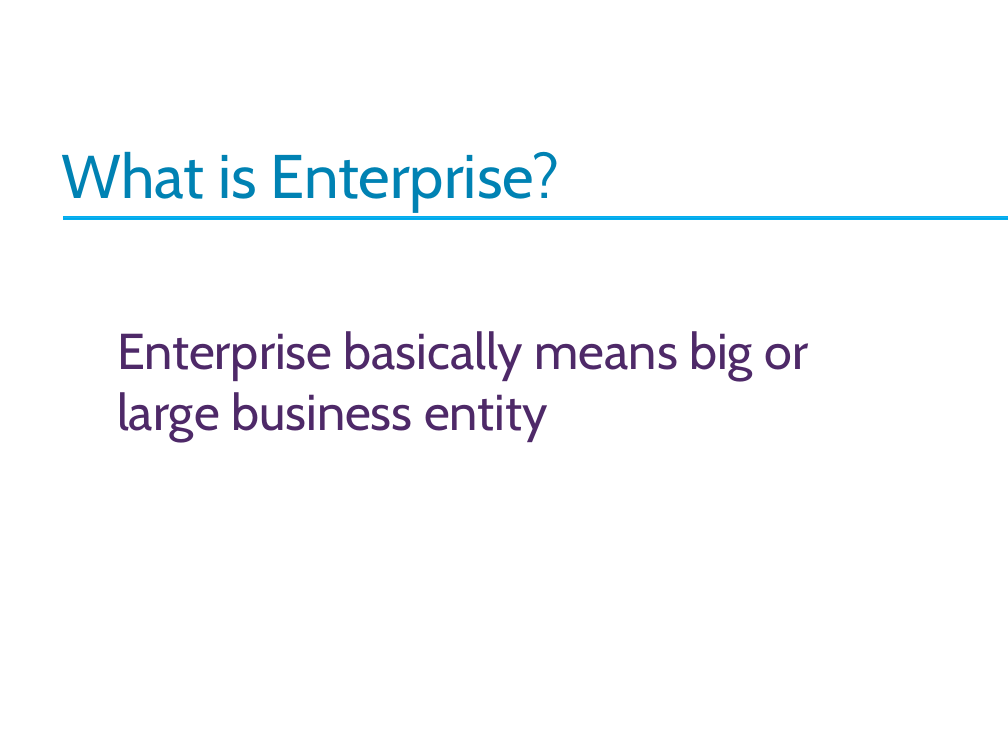
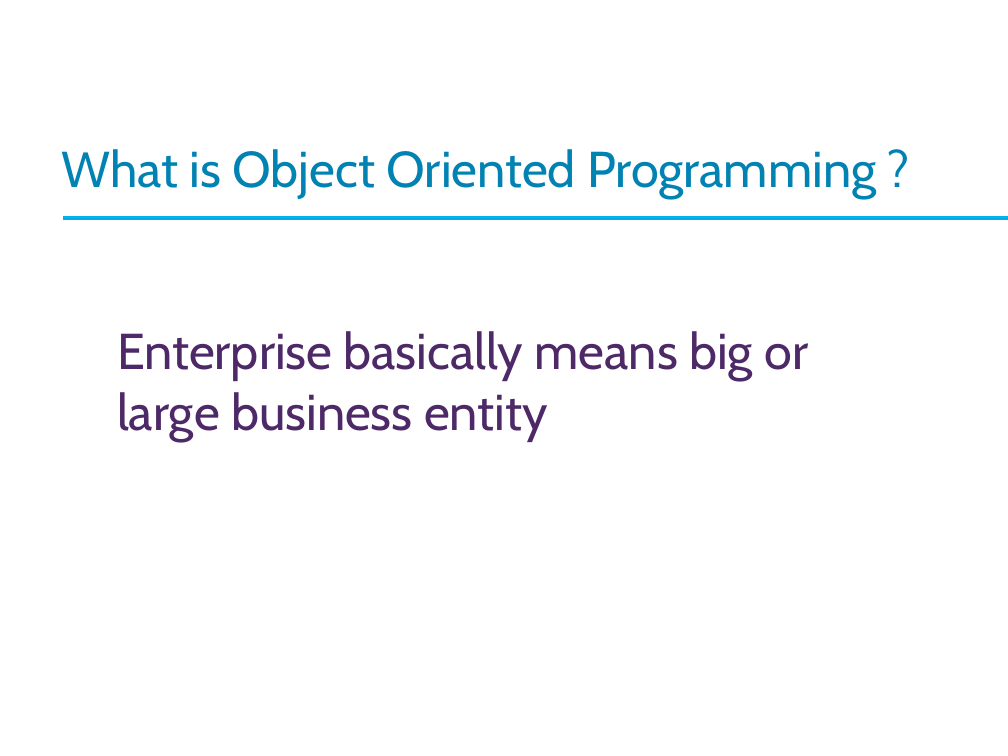
Before and after one commit to Imran4424/C-Plus-Plus-Object-Oriented, a slide deck: slide 2 of OOP.pptx. Drawn at 1008x756 pixels with LibreOffice and Linux fonts; fonts in the diff are those of the drawing; background and template pictures are left out. Boxes give left, top, right and bottom in pixels: in the first picture for what was removed or moved away, otherwise in the second. Text is boxed around its words. In the diff, an @@ line names an element or a change of style, - is before the commit and + after.

```diff
--- a/OOP.pptx
+++ b/OOP.pptx
@@ text at box(61, 149, 876, 198): text changed; size 44 to 36 pt @@
-What is Enterprise?
+What is Object Oriented Programming ?
```
Also in this commit, not shown: 1 other slide changed.
